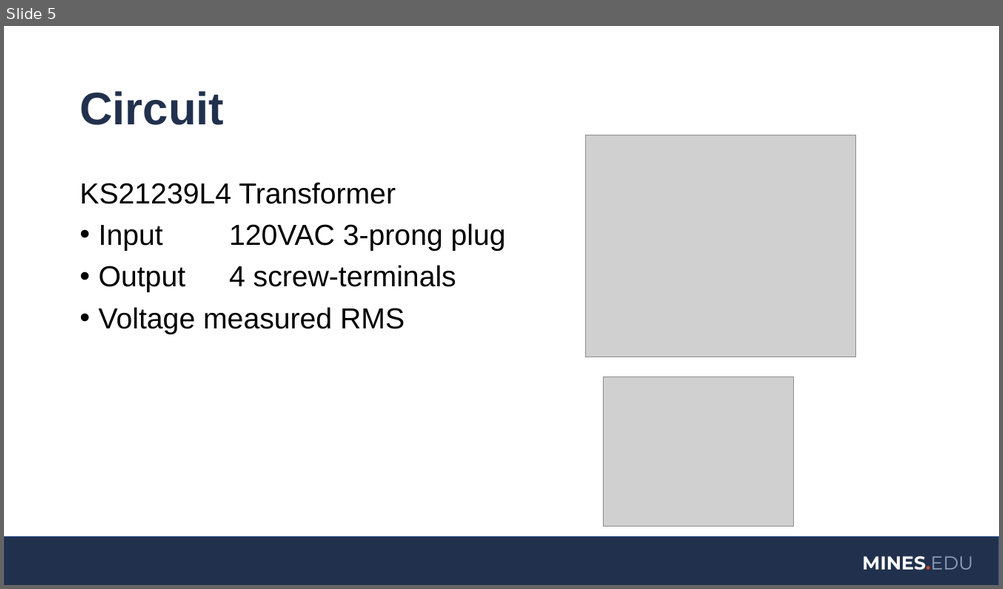
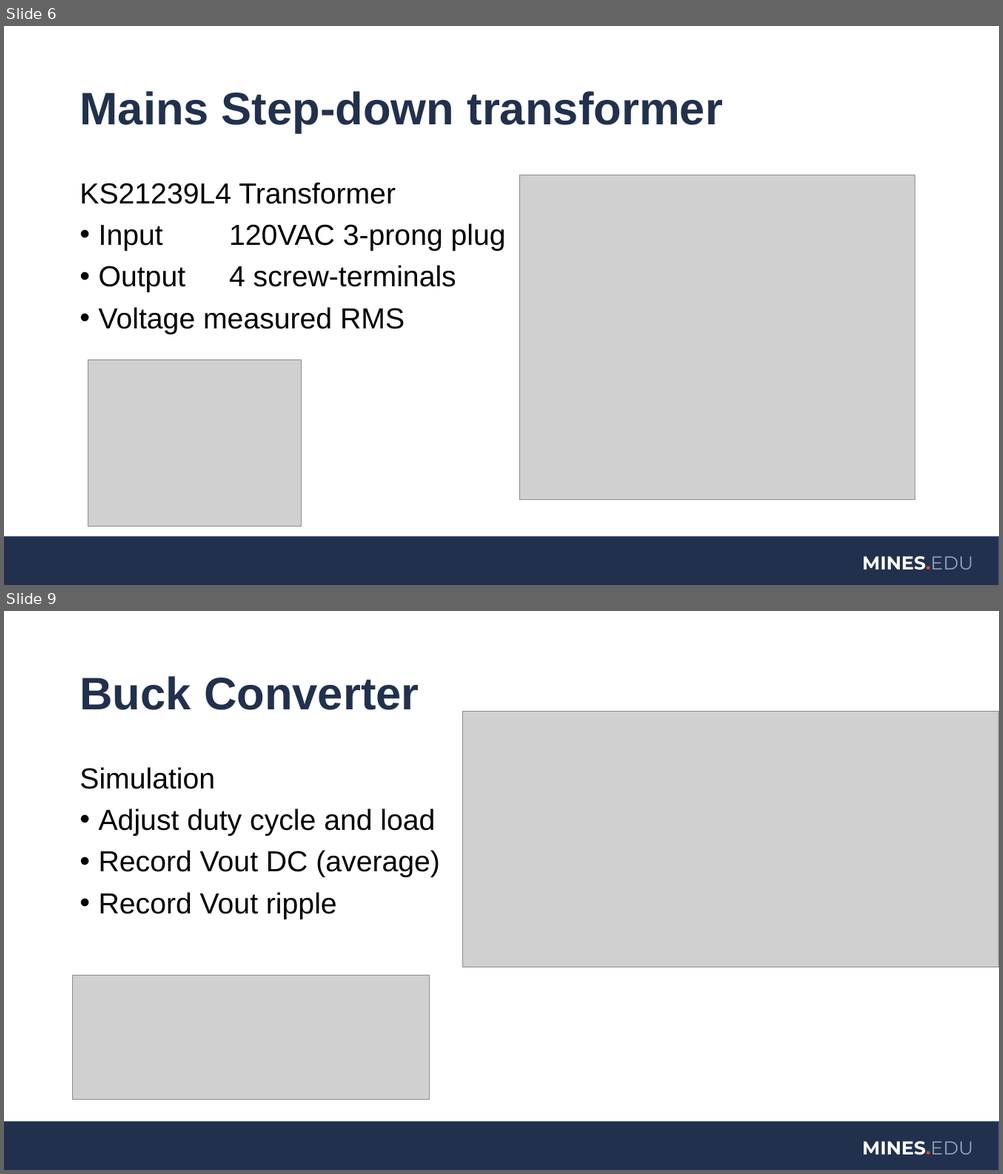
Before and after one commit to coulston/Active-Devices, a slide deck: Labs/lab41 rectifierWithBuck/rectifierWithBuck.pptx. Shown one above the other, each under a label of ours: slide 5 before the commit, slides 6 and 9 after it; the slides between them are not shown. The pictures are 1003x589 and 1003x1174 pixels, drawn with LibreOffice and Linux fonts; fonts in the diff are those of the drawing; grey boxes stand for pictures; background and template pictures are left out. Boxes give left, top, right and bottom in pixels: in the first picture for what was removed or moved away, otherwise in the second. Text is boxed around its words. In the diff, an @@ line names an element or a change of style, - is before the commit and + after.

Commit message:
Rectifier/Buck laboratory
Finished the first iteration of the rectifier buck converter laboratory

```diff
--- a/Labs/lab41 rectifierWithBuck/rectifierWithBuck.pptx
+++ b/Labs/lab41 rectifierWithBuck/rectifierWithBuck.pptx
@@ slide 9 added at [4,611,999,1170], background #FFFFFF; not listed: 2 template elements that a slide beside it also shows @@
@@ title added at [79,676,419,710], 44 pt, text #21314D, bold @@
+Buck Converter
@@ picture added at [463,712,999,968] @@
@@ text added at [79,767,440,920], 28 pt, text #000000 @@
+Simulation
+• Adjust duty cycle and load
+• Record Vout DC (average)
+• Record Vout ripple
@@ picture added at [73,976,430,1100] @@
@@ what was slide 5 is now slide 6 @@
@@ slide 6 changed as well @@
@@ title at [79,91,723,133]: text changed @@
-Circuit
+Mains Step-down transformer
@@ picture: place and size @@
-picture at [585,135,855,358]
+picture at [520,175,915,500]
@@ picture: place and size @@
-picture at [603,378,794,527]
+picture at [88,360,301,527]
```
Also in this commit, not shown: 4 other slides changed, 5 other slides added, 3 slides removed, 1 other file.
